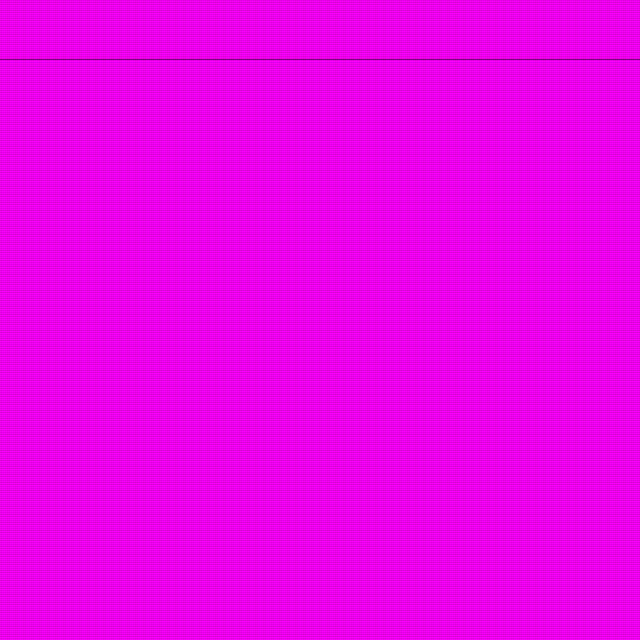
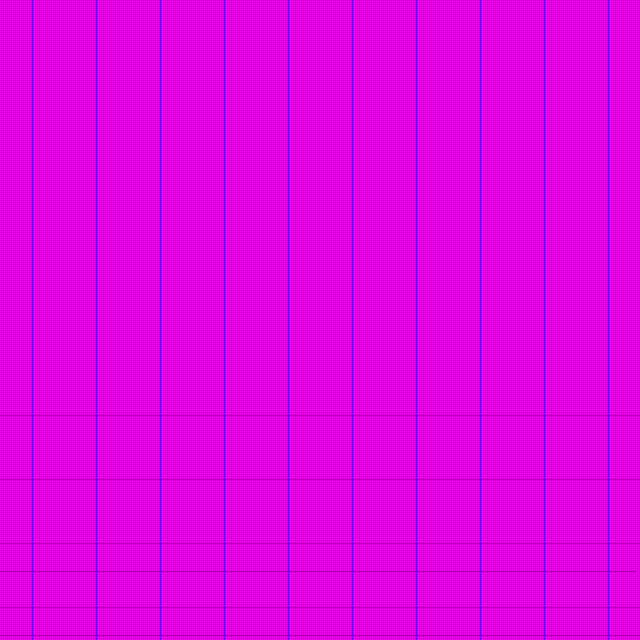
The second 640 × 640 image is a revision of the first. Changes to its layers:
added layer "Layer #5" in group "Guides" over bbox(0, 0, 640, 640)
painted on "Layer #3" over bbox(0, 59, 640, 636)
